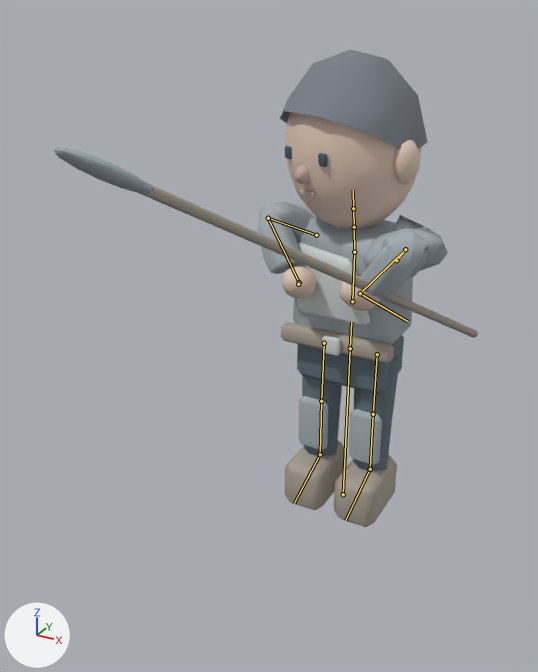
The glTF model Art/LowPolyKit/rigged/NPC_LOOK_009.glb, before and after one commit.
The view is the same before and after, from a 50 mm camera at (1.02, -2.53, 1.94) aimed at (-0.03, -0.62, 0.99). Every picture has the same lights, and +X, +Y and +Z are marked at lower left. The older version comes first. Both versions are drawn at frame 18 of the action 'NPC_Attack_SwordHeavy'; the numbers are the values there. The bones that bend it are drawn over the model as lines.

Objects in the first picture: 'SK_NPC_Body_00_Male', 'SK_NPC_Feet_00_Boots', 'SK_NPC_Hair_02_Crop', 'SK_NPC_Legs_01_Guard', 'SK_NPC_Prop_01_Spear', 'SK_NPC_Top_01_Armor'.
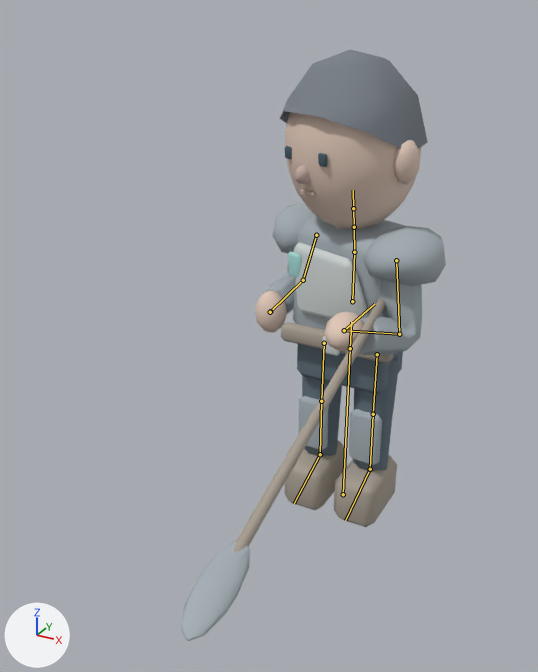
The edits, one by one:
Bone 'upper_arm.L' (bone_upper_arm_l) turns from (-72, 41, 65) to (6, -18, 1) degrees about its own x, y and z.
Bone 'forearm.L' (bone_forearm_l) turns from (-42, 41, -137) to (-88, 20, 22) degrees about its own x, y and z.
Bone 'hand.L' (bone_hand_l) turns from (86, -28, 46) to (76, 16, 9) degrees about its own x, y and z.
Bone 'upper_arm.R' (bone_upper_arm_r) turns from (-15, -34, -92) to (-16, -22, 8) degrees about its own x, y and z.
Bone 'forearm.R' (bone_forearm_r) turns from (-34, -46, 169) to (-96, -3, -11) degrees about its own x, y and z.
Bone 'hand.R' (bone_hand_r) turns from (45, 21, -65) to (-155, -12, -45) degrees about its own x, y and z.

Location of each change, [x1, y1, x2, y2] in pixels of the pictures (538 x 672 px):
'SK_NPC_Top_01_Armor', posed
    before: [257, 198, 448, 363]
    after: [266, 202, 446, 363]
'SK_NPC_Body_00_Male', posed (19% wider, 20% taller)
    before: [282, 112, 422, 311]
    after: [255, 112, 422, 351]
'SK_NPC_Prop_01_Spear', posed
    before: [54, 147, 478, 338]
    after: [181, 299, 385, 641]
bone 'upper_arm.L', root to tip
    before: (316, 235) to (268, 218)
    after: (316, 235) to (303, 280)
bone 'forearm.L', root to tip
    before: (268, 218) to (299, 282)
    after: (303, 280) to (270, 311)
bone 'hand.L', root to tip
    before: (299, 282) to (298, 283)
    after: (270, 311) to (270, 312)
bone 'upper_arm.R', root to tip
    before: (396, 260) to (405, 249)
    after: (396, 260) to (399, 334)
bone 'forearm.R', root to tip
    before: (405, 249) to (360, 293)
    after: (399, 334) to (344, 330)
bone 'hand.R', root to tip
    before: (360, 293) to (408, 321)
    after: (344, 330) to (374, 304)
